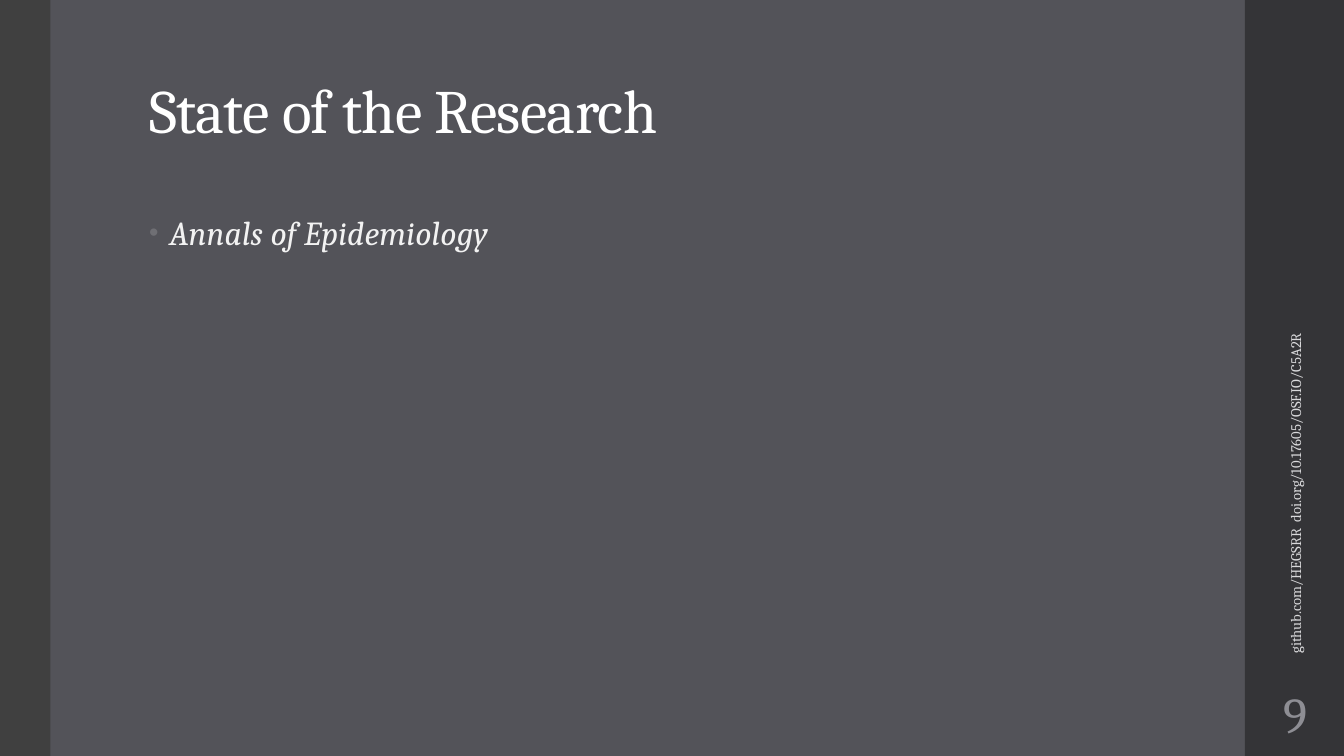
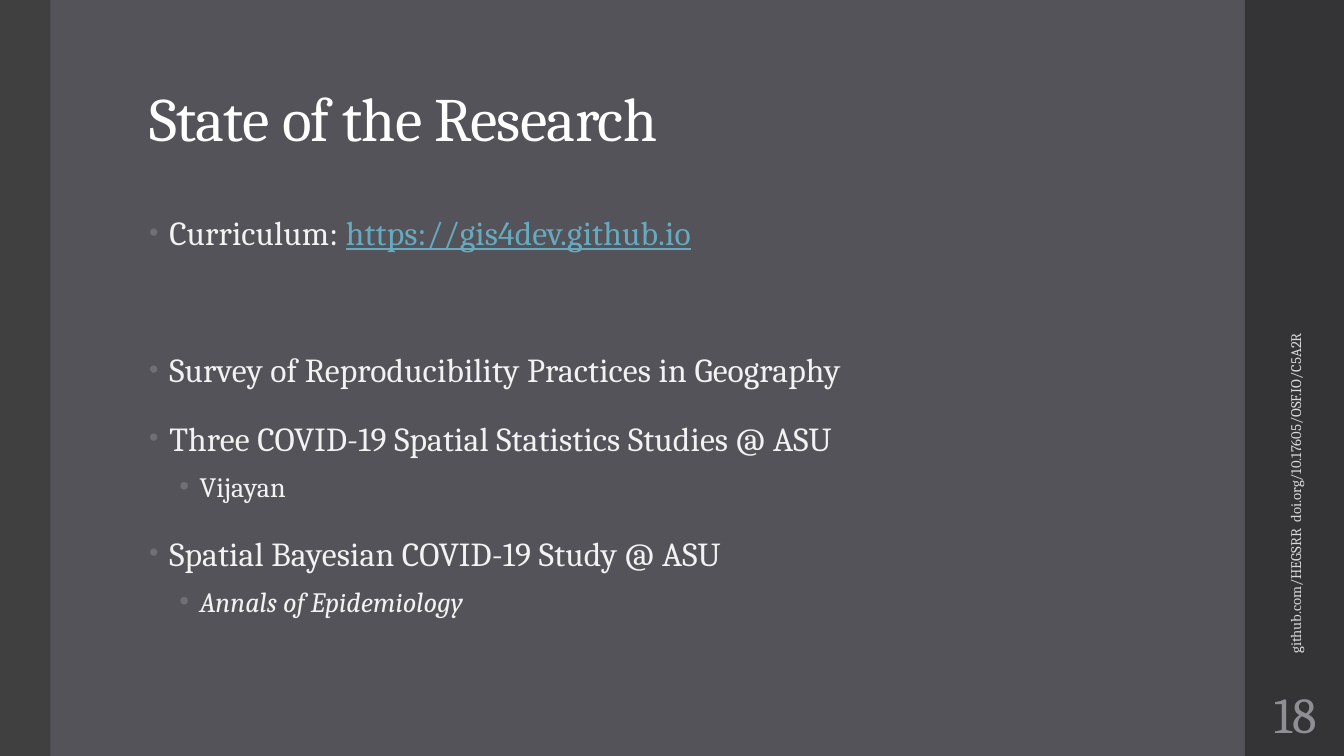
Before and after one commit to HEGSRR/UCGIS-Workshop, a slide deck: slide 18 of 01_Introduction.pptx (slide 9 before the commit). Drawn at 1344x756 pixels with LibreOffice and Linux fonts; fonts in the diff are those of the drawing. Boxes give left, top, right and bottom in pixels: in the first picture for what was removed or moved away, otherwise in the second. Text is boxed around its words. In the diff, an @@ line names an element or a change of style, - is before the commit and + after.

```diff
--- a/01_Introduction.pptx
+++ b/01_Introduction.pptx
@@ title "State of the Research" at (149, 97, 658, 142): line spacing 0.9 to 1.1 @@
@@ text at (169, 358, 841, 574): paragraphs added @@
+• Curriculum: https://gis4dev.github.io
+• Survey of Reproducibility Practices in Geography
+• Three COVID-19 Spatial Statistics Studies @ ASU
+  • Vijayan
+• Spatial Bayesian COVID-19 Study @ ASU
@@ text at (200, 592, 463, 618): size 24 to 20 pt, letter spacing 0.1 to 0 pt in "Annals of Epidemiology"; list level 1 to 2 in "Annals of Epidemiology" @@
@@ page number at (1274, 699, 1317, 733): text changed @@
-9
+18
```
Also in this commit, not shown: 10 other slides changed, 15 slides added.
